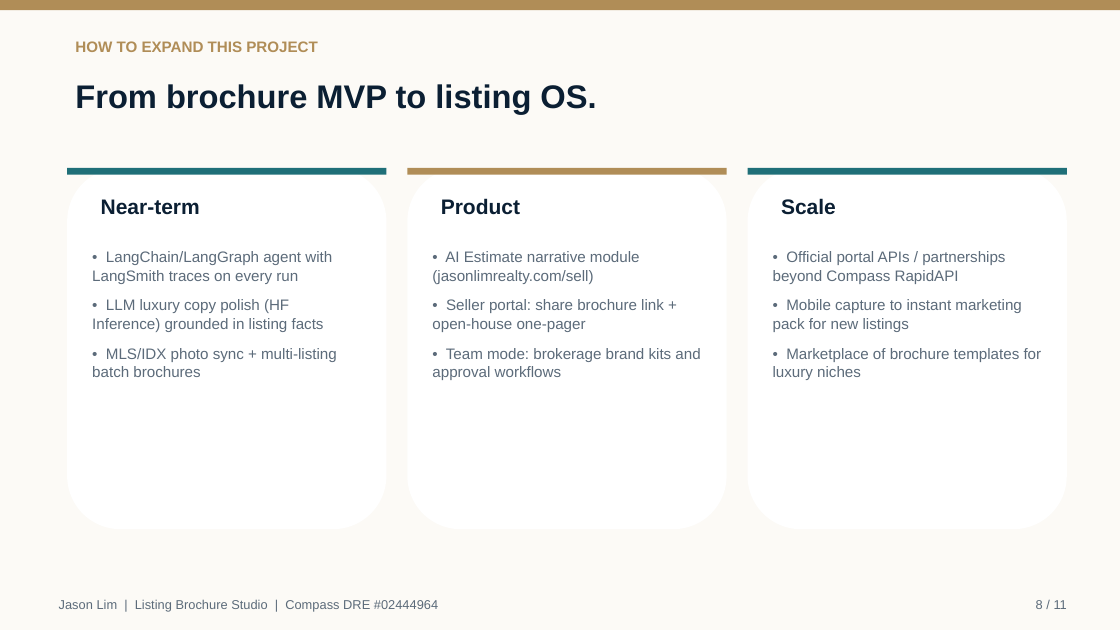
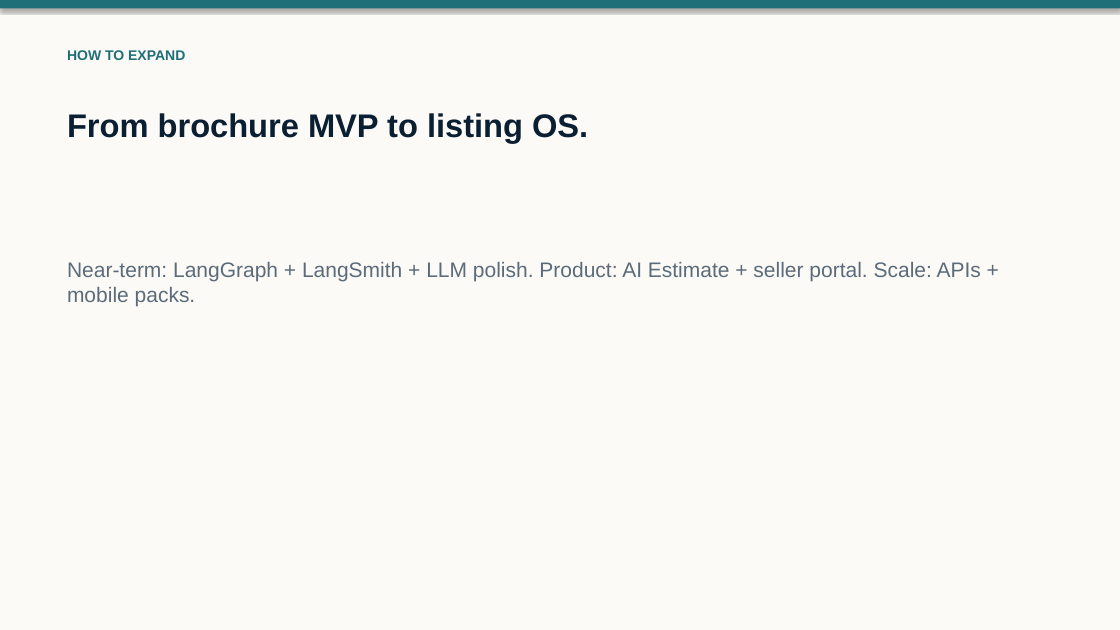
Before and after one commit to jhhlim/LLMFundamentals, a slide deck: slide 8 of Jason_Lim_Project_Notes_Demo_10min_VC_Pitch_Keynote.pptx. Drawn at 1120x630 pixels with LibreOffice and Linux fonts; fonts in the diff are those of the drawing. Boxes give left, top, right and bottom in pixels: in the first picture for what was removed or moved away, otherwise in the second. Text is boxed around its words. In the diff, an @@ line names an element or a change of style, - is before the commit and + after.

```diff
--- a/Jason_Lim_Project_Notes_Demo_10min_VC_Pitch_Keynote.pptx
+++ b/Jason_Lim_Project_Notes_Demo_10min_VC_Pitch_Keynote.pptx
@@ rectangle at (x1=0, y1=0, x2=1120, y2=630): shadow on @@
@@ rectangle at (x1=0, y1=0, x2=1120, y2=8): fill #B08D57 to #1F6F78; shadow on @@
@@ text at (x1=67, y1=50, x2=185, y2=60): text changed; size 13 to 12 pt; text colour #B08D57 to #1F6F78 @@
-HOW TO EXPAND THIS PROJECT
+HOW TO EXPAND
@@ text "From brochure MVP to listing ..." moved from (x1=75, y1=84, x2=596, y2=114) to (x1=67, y1=113, x2=588, y2=143) @@
@@ text "From brochure MVP to listing ..." at (x1=67, y1=113, x2=588, y2=143): less space between paragraphs @@
@@ rounded rectangle removed at (x1=67, y1=168, x2=386, y2=529) @@
@@ rectangle removed at (x1=67, y1=168, x2=386, y2=175) @@
@@ rounded rectangle removed at (x1=408, y1=168, x2=727, y2=529) @@
@@ rectangle removed at (x1=408, y1=168, x2=727, y2=175) @@
@@ rounded rectangle removed at (x1=748, y1=168, x2=1067, y2=529) @@
@@ rectangle removed at (x1=748, y1=168, x2=1067, y2=175) @@
@@ text removed at (x1=101, y1=199, x2=200, y2=215) @@
-Near-term
@@ text removed at (x1=441, y1=198, x2=520, y2=215) @@
-Product
@@ text removed at (x1=781, y1=198, x2=836, y2=215) @@
-Scale
@@ text added at (x1=67, y1=262, x2=981, y2=306), 18 pt, text #5C6B7A @@
+Near-term: LangGraph + LangSmith + LLM polish. Product: AI Estimate + seller portal. Scale: APIs + mobile packs.
@@ text removed at (x1=92, y1=251, x2=337, y2=377) @@
-• LangChain/LangGraph agent with LangSmith traces on every run
-• LLM luxury copy polish (HF Inference) grounded in listing facts
-• MLS/IDX photo sync + multi-listing batch brochures
@@ text removed at (x1=432, y1=251, x2=700, y2=380) @@
-• AI Estimate narrative module (jasonlimrealty.com/sell)
-• Seller portal: share brochure link + open-house one-pager
-• Team mode: brokerage brand kits and approval workflows
@@ text removed at (x1=773, y1=251, x2=1042, y2=380) @@
-• Official portal APIs / partnerships beyond Compass RapidAPI
-• Mobile capture to instant marketing pack for new listings
-• Marketplace of brochure templates for luxury niches
@@ text removed at (x1=59, y1=600, x2=438, y2=612) @@
-Jason Lim | Listing Brochure Studio | Compass DRE #02444964
@@ text removed at (x1=1036, y1=600, x2=1067, y2=609) @@
-8 / 11
```
Also in this commit, not shown: 9 other slides changed, 1 slide added, 1 slide removed, 3 other files.
